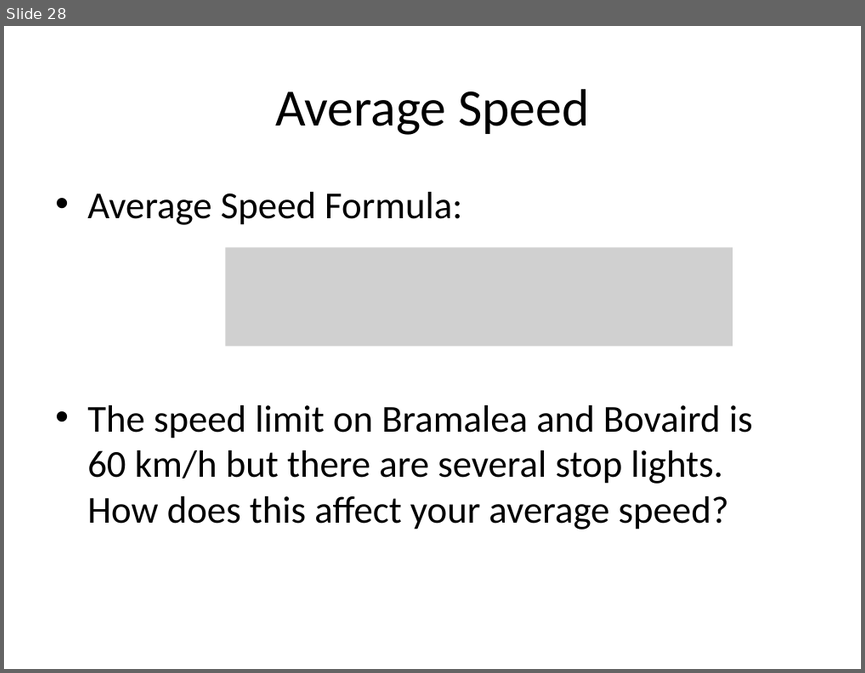
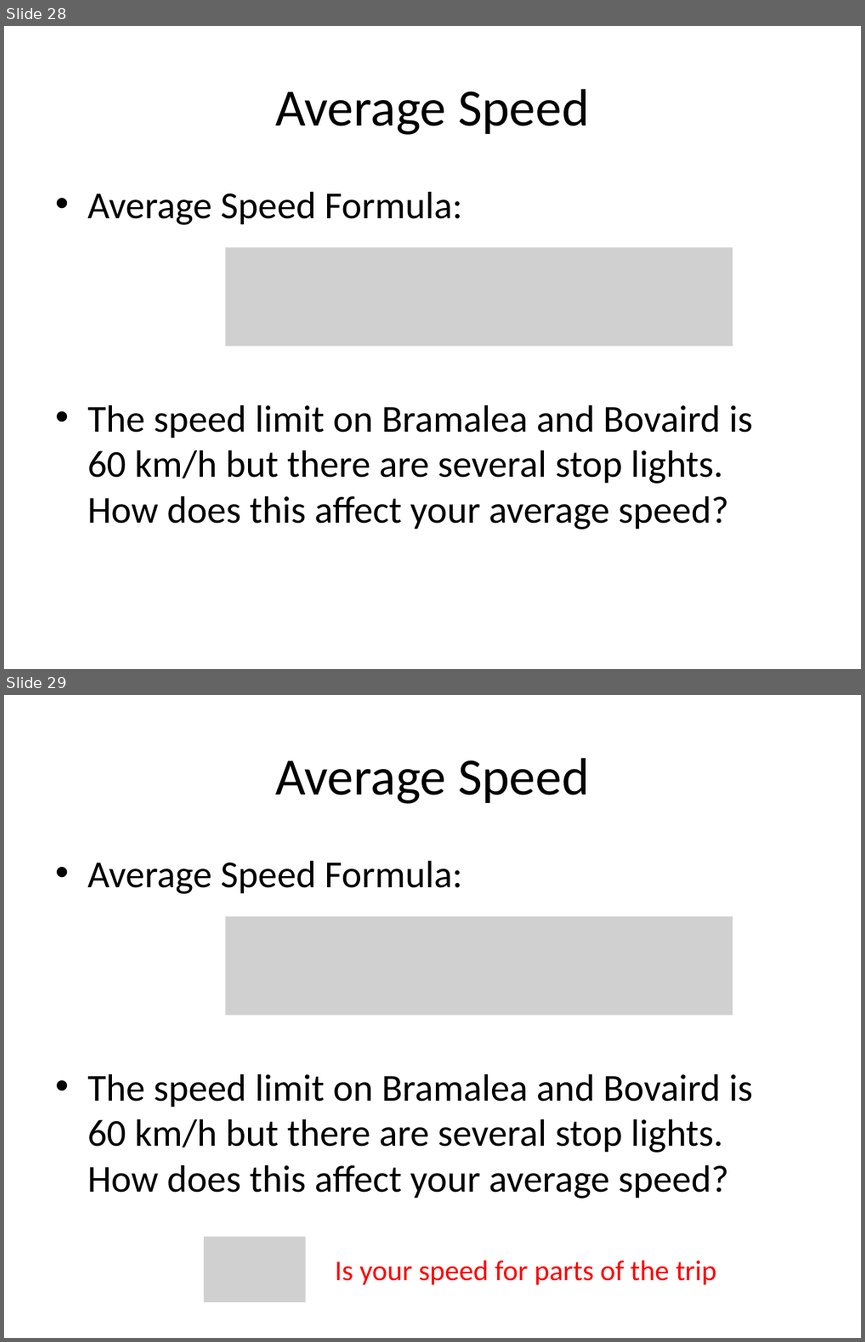
Before and after one commit to Greg5519/SPH3U0, a slide deck: Unit 3 Kinematics/Day01 ScalarsVectors/Displacement Mapping Activity.pptx. Shown one above the other, each under a label of ours: slide 28 before the commit, slides 28 and 29 after it. The pictures are 865x673 and 865x1342 pixels, drawn with LibreOffice and Linux fonts; fonts in the diff are those of the drawing; grey boxes stand for pictures. Boxes give left, top, right and bottom in pixels: in the first picture for what was removed or moved away, otherwise in the second. Text is boxed around its words. In the diff, an @@ line names an element or a change of style, - is before the commit and + after.

```diff
--- a/Unit 3 Kinematics/Day01 ScalarsVectors/Displacement Mapping Activity.pptx
+++ b/Unit 3 Kinematics/Day01 ScalarsVectors/Displacement Mapping Activity.pptx
@@ slide 29 added at [4, 695, 861, 1338], background #FFFFFF @@
@@ title added at [275, 758, 589, 804], 44 pt, text #000000 @@
+Average Speed
@@ text added at [87, 861, 753, 1198], 32 pt, text #000000 @@
+• Average Speed Formula:
+• The speed limit on Bramalea and Bovaird is
+  60 km/h but there are several stop lights.
+  How does this affect your average speed?
@@ picture added at [225, 916, 732, 1015] @@
@@ picture added at [204, 1236, 305, 1303] @@
@@ text added at [335, 1259, 716, 1285], 24 pt, text #FF0000 @@
+Is your speed for parts of the trip
```
Also in this commit, not shown: 5 slides changed, 1 other file.
